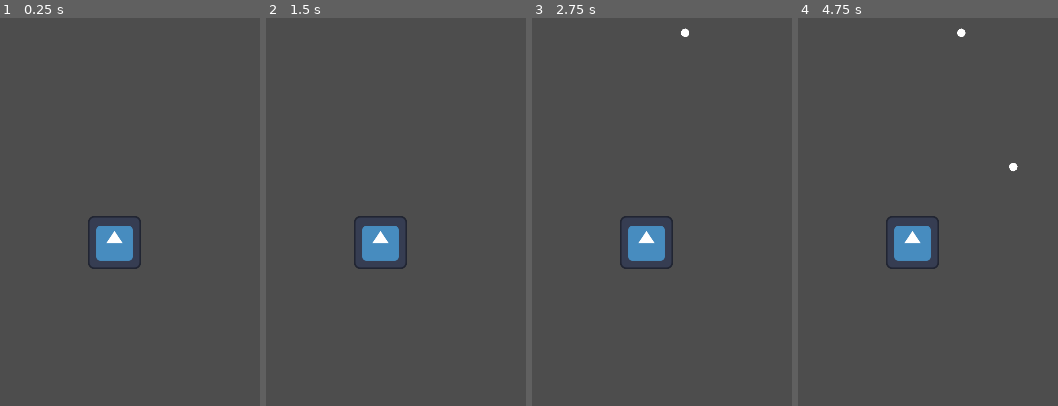
Above: before the commit, frames 1-4 (left to right).
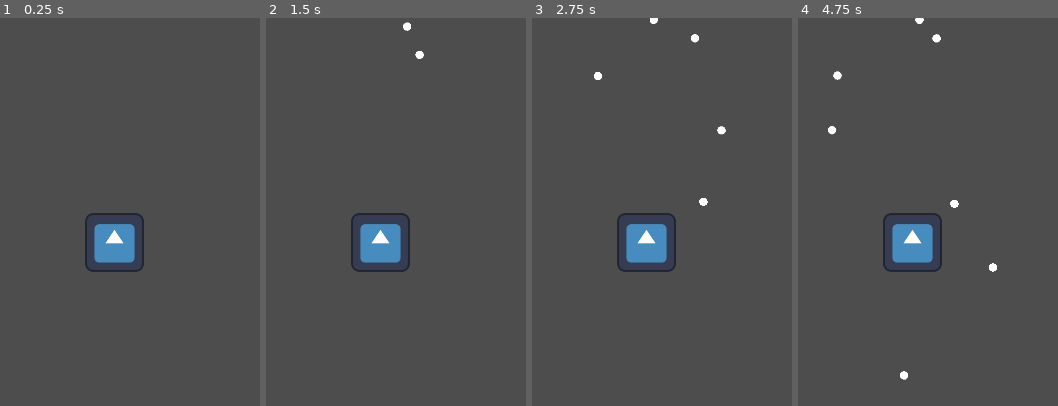
Above: after the commit, the same moments.

Repository: Ianvvtz/oink-capital-game
Game: Godot game, scene res://scenes/main.tscn
The game is run twice, just before and just after one commit, with the same random seed, the same clock (stepped at 60 frames per second) and the same inputs. The engine's default icon, where the game draws it, is replaced by a stand-in: a white triangle on a blue panel in a dark square.
Inputs (mouse positions are in pixels of both pictures, inside the frame that each line leads up to):
- Up to frame 1 (0.25 s): no input
- Up to frame 2 (1.5 s): tap Enter at 0.5 s; move the mouse to (outside the picture) at 0.52 s; click (outside the picture) at 0.6 s; tap Space at 1.25 s; move the mouse to (outside the picture) at 1.27 s; click (outside the picture) at 1.35 s
- Up to frame 3 (2.75 s): move the mouse to (727, 142) at 2.02 s; click (727, 142) at 2.1 s
- Up to frame 4 (4.75 s): move the mouse to (873, 332) at 2.77 s; click (873, 332) at 2.85 s; move the mouse to (outside the picture) at 3.52 s; click (outside the picture) at 3.6 s; move the mouse to (outside the picture) at 4.27 s; click (outside the picture) at 4.35 s

The runs differ from the first frame. In frame 1, 1.1% of the frame differs, in the area x 32-56%, y 50-66%; in frame 2, 1.2%; in frame 3, 1.4%; in frame 4, 1.6%, in the area x 11-85%, y 0-94%.

Commit message:
- Small balance changes to gravity - Added money counter to player hand

Diff:
--- /dev/null
+++ b/globals/Signalbus.gd
@@ -0,0 +1,3 @@
+extends Node
+
+signal run_ended
--- a/project.godot
+++ b/project.godot
@@ -22,6 +22,7 @@
 [autoload]
 
 SceneTransition="*res://globals/scene_transition.tscn"
+Signalbus="*uid://d2rfl161fl4sn"
 
 [display]
 
@@ -41,6 +42,18 @@
 ]
 }
 
+[layer_names]
+
+2d_physics/layer_1="Background"
+2d_physics/layer_2="Coins"
+2d_physics/layer_3="Pig"
+2d_physics/layer_4="PlayerHand"
+2d_physics/layer_5="Pouch"
+
+[physics]
+
+2d/default_gravity=0.0
+
 [rendering]
 
 renderer/rendering_method="gl_compatibility"
--- a/scenes/main.tscn
+++ b/scenes/main.tscn
@@ -1,13 +1,19 @@
 [gd_scene format=3 uid="uid://ddhdludltefs1"]
 
 [ext_resource type="PackedScene" uid="uid://dhppoqtx3jupm" path="res://scenes/piggy.tscn" id="1_0wfyh"]
+[ext_resource type="Script" uid="uid://4o063lcqi0a1" path="res://scripts/session_manager.gd" id="1_tefeu"]
 [ext_resource type="Script" uid="uid://duhfwfnwjubex" path="res://scripts/money_spawner.gd" id="2_jyhfs"]
 [ext_resource type="PackedScene" uid="uid://d2i31ucktnkk3" path="res://scenes/money.tscn" id="2_sugp2"]
 [ext_resource type="PackedScene" uid="uid://b2c5s08bjvmmm" path="res://scenes/player_hand.tscn" id="4_jyhfs"]
+[ext_resource type="PackedScene" uid="uid://c5vuuwvrex2i6" path="res://scenes/player_pouch.tscn" id="5_tbgi4"]
 
 [node name="Main" type="Node2D" unique_id=2010253684]
 
 [node name="SessionManager" type="Node" parent="." unique_id=1896341686]
+script = ExtResource("1_tefeu")
+
+[node name="RunTimer" type="Timer" parent="SessionManager" unique_id=127053875]
+wait_time = 30.0
 
 [node name="Piggy" parent="." unique_id=1444068199 instance=ExtResource("1_0wfyh")]
 
@@ -17,10 +23,15 @@
 money_scene = ExtResource("2_sugp2")
 
 [node name="Timer" type="Timer" parent="MoneySpawner" unique_id=1633765040]
-wait_time = 2.0
-autostart = true
+wait_time = 0.5
+
+[node name="Money" type="Node2D" parent="MoneySpawner" unique_id=333131147]
 
 [node name="PlayerHand" parent="." unique_id=1164663404 instance=ExtResource("4_jyhfs")]
 position = Vector2(525, 348)
 
+[node name="PlayerPouch" parent="." unique_id=295891638 instance=ExtResource("5_tbgi4")]
+position = Vector2(960, 540)
+
+[connection signal="timeout" from="SessionManager/RunTimer" to="SessionManager" method="_on_run_timer_timeout"]
 [connection signal="timeout" from="MoneySpawner/Timer" to="MoneySpawner" method="spawn_money"]
--- a/scenes/money.tscn
+++ b/scenes/money.tscn
@@ -7,6 +7,8 @@
 [sub_resource type="CircleShape2D" id="CircleShape2D_dia0j"]
 
 [node name="Money" type="RigidBody2D" unique_id=1656587016]
+collision_layer = 2
+collision_mask = 29
 script = ExtResource("1_v42d4")
 
 [node name="MeshInstance2D" type="MeshInstance2D" parent="." unique_id=1294633706]
--- a/scenes/piggy.tscn
+++ b/scenes/piggy.tscn
@@ -1,30 +1,47 @@
-[gd_scene load_steps=4 format=3 uid="uid://dhppoqtx3jupm"]
+[gd_scene format=3 uid="uid://dhppoqtx3jupm"]
 
 [ext_resource type="Texture2D" uid="uid://ybio5lkfje3x" path="res://icon.svg" id="1_00wcf"]
+[ext_resource type="Script" uid="uid://oog0vwkc81iy" path="res://scripts/piggy.gd" id="1_am0m5"]
 
 [sub_resource type="CircleShape2D" id="CircleShape2D_am0m5"]
 radius = 1130.004
 
 [sub_resource type="CircleShape2D" id="CircleShape2D_00wcf"]
-radius = 93.05912
+radius = 69.065186
 
-[node name="Piggy" type="StaticBody2D" groups=["pig"]]
+[sub_resource type="CircleShape2D" id="CircleShape2D_ow6q2"]
+radius = 115.62439
 
-[node name="GravityField" type="Area2D" parent="."]
+[node name="Piggy" type="StaticBody2D" unique_id=1282141553 groups=["pig"]]
+script = ExtResource("1_am0m5")
+
+[node name="GravityField" type="Area2D" parent="." unique_id=1740036031]
+collision_mask = 2
 gravity_space_override = 3
 gravity_point = true
 gravity_point_center = Vector2(0, 0)
 gravity_direction = Vector2(0, 0)
-gravity = 100.0
+gravity = 200.0
 
-[node name="CollisionShape2D" type="CollisionShape2D" parent="GravityField"]
+[node name="CollisionShape2D" type="CollisionShape2D" parent="GravityField" unique_id=552739103]
 shape = SubResource("CircleShape2D_am0m5")
 debug_color = Color(0.99999994, 0.018608239, 0.006154383, 0.41960785)
 
-[node name="Sprite2D" type="Sprite2D" parent="."]
+[node name="Sprite2D" type="Sprite2D" parent="." unique_id=2079545518]
+scale = Vector2(1.09375, 1.09375)
 texture = ExtResource("1_00wcf")
 
-[node name="Camera2D" type="Camera2D" parent="."]
+[node name="Camera2D" type="Camera2D" parent="." unique_id=533256911]
 
-[node name="CollisionShape2D" type="CollisionShape2D" parent="."]
+[node name="CollisionShape2D" type="CollisionShape2D" parent="." unique_id=247857677]
 shape = SubResource("CircleShape2D_00wcf")
+
+[node name="PigGrabArea" type="Area2D" parent="." unique_id=1532174597]
+collision_layer = 4
+collision_mask = 2
+
+[node name="CollisionShape2D" type="CollisionShape2D" parent="PigGrabArea" unique_id=901274950]
+shape = SubResource("CircleShape2D_ow6q2")
+debug_color = Color(2.8878452e-07, 0.6405853, 0.35239682, 0.41960785)
+
+[connection signal="body_entered" from="PigGrabArea" to="." method="_on_pig_grab_area_body_entered"]
--- a/scenes/player_hand.tscn
+++ b/scenes/player_hand.tscn
@@ -6,15 +6,35 @@
 radius = 55.226807
 
 [node name="PlayerHand" type="Area2D" unique_id=1164663404 groups=["player"]]
-gravity_space_override = 3
+collision_layer = 8
+collision_mask = 2
+gravity_space_override = 2
 gravity_point = true
-gravity_point_center = Vector2(0, -2)
-gravity_direction = Vector2(0, -2)
-gravity = 150.0
-linear_damp_space_override = 1
-linear_damp = 0.5
+gravity_point_center = Vector2(0, 0)
+gravity_direction = Vector2(0, 0)
+gravity = 0.0
 script = ExtResource("1_4moqc")
 
 [node name="CollisionShape2D" type="CollisionShape2D" parent="." unique_id=865968992]
 shape = SubResource("CircleShape2D_707nr")
 debug_color = Color(0.6427822, 0.5239042, 0, 0.41960785)
+
+[node name="MoneyCounter" type="Label" parent="." unique_id=543308124]
+visible = false
+anchors_preset = 7
+anchor_left = 0.5
+anchor_top = 1.0
+anchor_right = 0.5
+anchor_bottom = 1.0
+offset_left = -20.0
+offset_top = -79.0
+offset_right = 20.0
+offset_bottom = -56.0
+grow_horizontal = 2
+grow_vertical = 0
+text = "0/2"
+horizontal_alignment = 1
+vertical_alignment = 1
+
+[connection signal="body_entered" from="." to="." method="_on_body_entered"]
+[connection signal="body_exited" from="." to="." method="_on_body_exited"]
--- /dev/null
+++ b/scenes/player_pouch.tscn
@@ -0,0 +1,33 @@
+[gd_scene format=3 uid="uid://c5vuuwvrex2i6"]
+
+[ext_resource type="Script" uid="uid://dj6vocengeqi5" path="res://scripts/player_pouch.gd" id="1_4rvbl"]
+
+[sub_resource type="CircleShape2D" id="CircleShape2D_w0n5b"]
+radius = 400.0
+
+[node name="PlayerPouch" type="Area2D" unique_id=295891638]
+collision_layer = 16
+collision_mask = 2
+script = ExtResource("1_4rvbl")
+
+[node name="CollisionShape2D" type="CollisionShape2D" parent="." unique_id=2040021678]
+shape = SubResource("CircleShape2D_w0n5b")
+
+[node name="MoneyCounter" type="Label" parent="." unique_id=2075454652]
+visible = false
+anchors_preset = 7
+anchor_left = 0.5
+anchor_top = 1.0
+anchor_right = 0.5
+anchor_bottom = 1.0
+offset_left = -337.0
+offset_top = -337.0
+offset_right = -297.0
+offset_bottom = -314.0
+grow_horizontal = 2
+grow_vertical = 0
+text = "0/2"
+horizontal_alignment = 1
+vertical_alignment = 1
+
+[connection signal="body_entered" from="." to="." method="_on_body_entered"]
--- a/scripts/money.gd
+++ b/scripts/money.gd
@@ -1,23 +1,12 @@
 extends RigidBody2D
 
-#@export var pig_gravity_strength: float = 5
-#@export var pig_pull_strength: float = 2000.0
+
+var value: int = 1
 var pig: Node2D
-#
-#func _ready() -> void:
+var in_hand: bool = false
+var hand_offset: Vector2
+var grab_transition: float
 
-#
-#
-#func _physics_process(_delta: float) -> void:
-	#if pig == null:
-		#return
-	#
-	#var direction = pig.global_position - global_position
-	#var normalized_gravity = direction.normalized()
-	#linear_velocity = normalized_gravity * pig_gravity_strength
-	#var money_velocity = normalized_gravity.rotated(PI / 2)
-	#constant_force = money_velocity * pig_pull_strength
-	#
 
 func _ready() -> void:
 	pig = get_tree().get_first_node_in_group("pig")
@@ -26,8 +15,24 @@
 	var distance = dir.length()
 	if distance == 0:
 		distance = 1
-	var orbit_speed = sqrt(pig_area.gravity / distance) * randf_range(200.0, 500.0)
+	var orbit_speed = sqrt(pig_area.gravity / distance) * randf_range(100.0, 300.0)
 	if randi() % 2 == 0:
 		orbit_speed *= -1
 	var tangential = dir.rotated(PI / 2).normalized() * orbit_speed
 	linear_velocity = tangential
+
+
+func grab() -> void:
+	in_hand = true
+	grab_transition = 0.0
+	var angle = randf() * TAU
+	var distance = randf_range(10, 30)
+	hand_offset = Vector2(cos(angle), sin(angle)) * distance
+
+
+func _process(delta: float) -> void:
+	if in_hand:
+		grab_transition = min(grab_transition + delta * 3.0, 1.0)
+		var target = get_global_mouse_position() + hand_offset
+		var lerp_speed = lerp(0.1, 0.4, grab_transition)
+		global_position = lerp(global_position, target, lerp_speed)
--- a/scripts/money_spawner.gd
+++ b/scripts/money_spawner.gd
@@ -1,11 +1,38 @@
 extends Node2D
 
+
 @onready var timer: Timer = $Timer
+@onready var money: Node2D = $Money
+
+
 @export var money_scene: PackedScene
+@export var time_between_spawns: float = 0.5
+
+var valuespawned: int = 0
+
+
+func _ready() -> void:
+	money.child_exiting_tree.connect(_on_money_removed)
 
 
 func spawn_money() -> void:
 	var new_money = money_scene.instantiate()
 	var spawn_location = global_position
-	call_deferred("add_child", new_money)
+	money.call_deferred("add_child", new_money)
+	valuespawned += new_money.value
 	new_money.call_deferred("set_global_position", spawn_location)
+
+
+func _on_money_removed(_child) -> void:
+	await get_tree().process_frame
+	if money.get_children().size() == 0:
+		print("Run over")
+		Signalbus.run_ended.emit()
+
+
+func stop_spawns() -> void:
+	timer.stop()
+
+
+func start_spawns() -> void:
+	timer.start(time_between_spawns)
--- /dev/null
+++ b/scripts/piggy.gd
@@ -0,0 +1,15 @@
+extends StaticBody2D
+
+
+var pig_money_count: int = 0
+
+
+func add_money(amount) -> void:
+	pig_money_count += amount
+	print(pig_money_count)
+
+
+func _on_pig_grab_area_body_entered(body: Node2D) -> void:
+	var value = body.value
+	add_money(value)
+	body.queue_free()
--- a/scripts/player_hand.gd
+++ b/scripts/player_hand.gd
@@ -1,18 +1,58 @@
 extends Area2D
+
+
+@onready var money_counter: Label = $MoneyCounter
+
+
+@export var max_money_hold: int = 2
+
+var money_held: int = 0
+
+
+func _ready() -> void:
+	toggle_gravity(false)
 
 
 func toggle_gravity(tf: bool) -> void:
 	if tf == true:
-		set_gravity_space_override_mode(SPACE_OVERRIDE_REPLACE)
+		monitoring = true
+		set_gravity_space_override_mode(SPACE_OVERRIDE_COMBINE_REPLACE)
 	elif tf == false:
+		monitoring = false
 		set_gravity_space_override_mode(SPACE_OVERRIDE_DISABLED)
+
 
 func _process(_delta: float) -> void:
 	var mouse_position = get_global_mouse_position()
 	global_position = mouse_position
+
 
 func _input(event: InputEvent) -> void:
 	if Input.is_action_just_pressed("left_click"):
 		toggle_gravity(true)
 	if event.is_action_released("left_click"):
 		toggle_gravity(false)
+
+
+func _on_body_entered(body: Node2D) -> void:
+	if money_held < max_money_hold:
+		money_held += 1
+		print(money_held, "/", max_money_hold)
+		body.grab()
+		set_text(true)
+	else:
+		# Add audio and visual feedback for hand being full.
+		pass
+
+
+func _on_body_exited(body: Node2D) -> void:
+	if body.in_hand:
+		money_held -= 1
+		body.in_hand = false
+		if money_held == 0:
+			set_text(false)
+
+
+func set_text(tf: bool) -> void:
+	money_counter.visible = tf
+	money_counter.text = str(money_held, "/", max_money_hold)
--- /dev/null
+++ b/scripts/player_pouch.gd
@@ -0,0 +1,14 @@
+extends Area2D
+
+var money_count: int = 0
+
+
+func add_money(amount) -> void:
+	money_count += amount
+	print(money_count)
+
+
+func _on_body_entered(body: Node2D) -> void:
+	var value = body.value
+	add_money(value)
+	body.queue_free()
--- /dev/null
+++ b/scripts/session_manager.gd
@@ -0,0 +1,34 @@
+extends Node
+
+
+@onready var run_timer: Timer = $RunTimer
+@onready var money_spawner: Node2D = $"../MoneySpawner"
+@onready var player_pouch: Area2D = $"../PlayerPouch"
+@onready var piggy: StaticBody2D = $"../Piggy"
+
+
+var player_money: int = 0
+
+
+func _ready() -> void:
+	Signalbus.run_ended.connect(end_run)
+	call_deferred("start_run")
+
+
+func _on_run_timer_timeout() -> void:
+	money_spawner.stop_spawns()
+
+
+func end_run() -> void:
+	player_money = player_pouch.money_count
+	print("Total spawned: ", money_spawner.valuespawned)
+	print("Player money: ", player_money)
+	print("Pig money: ", piggy.pig_money_count)
+	money_spawner.valuespawned = 0
+	player_pouch.money_count = 0
+	piggy.pig_money_count = 0
+
+
+func start_run() -> void:
+	money_spawner.start_spawns()
+	run_timer.start(30.0)
Not shown, added: globals/Signalbus.gd.uid
Not shown, added: scripts/piggy.gd.uid
Not shown, added: scripts/player_pouch.gd.uid
Not shown, added: scripts/session_manager.gd.uid
